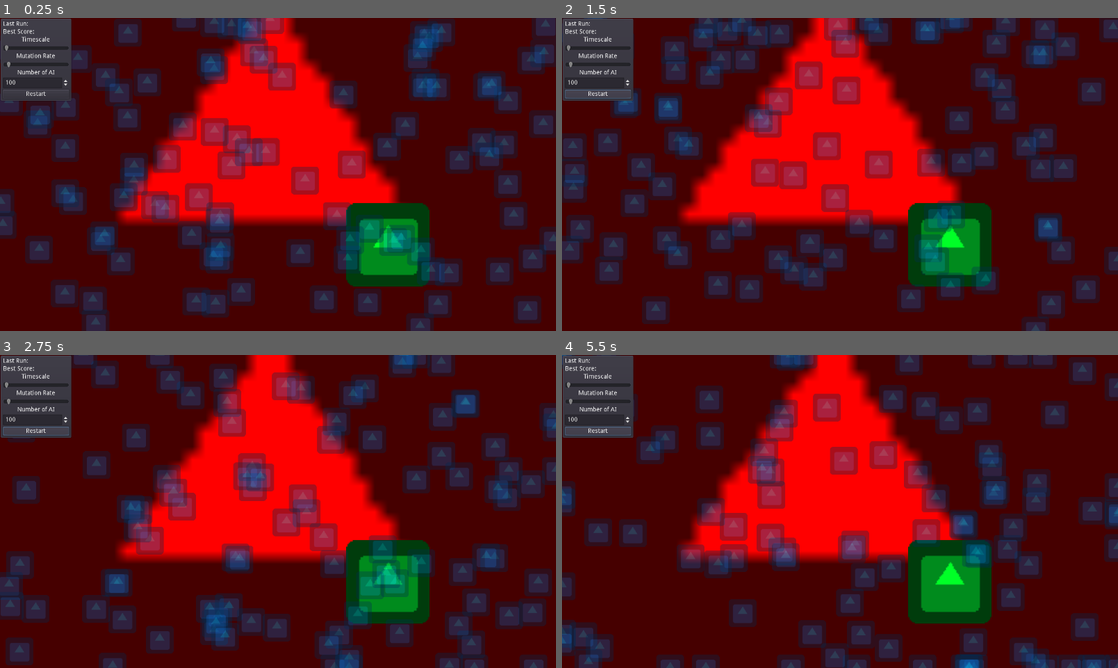
Above: before the commit, frames 1-4 (two rows, left to right).
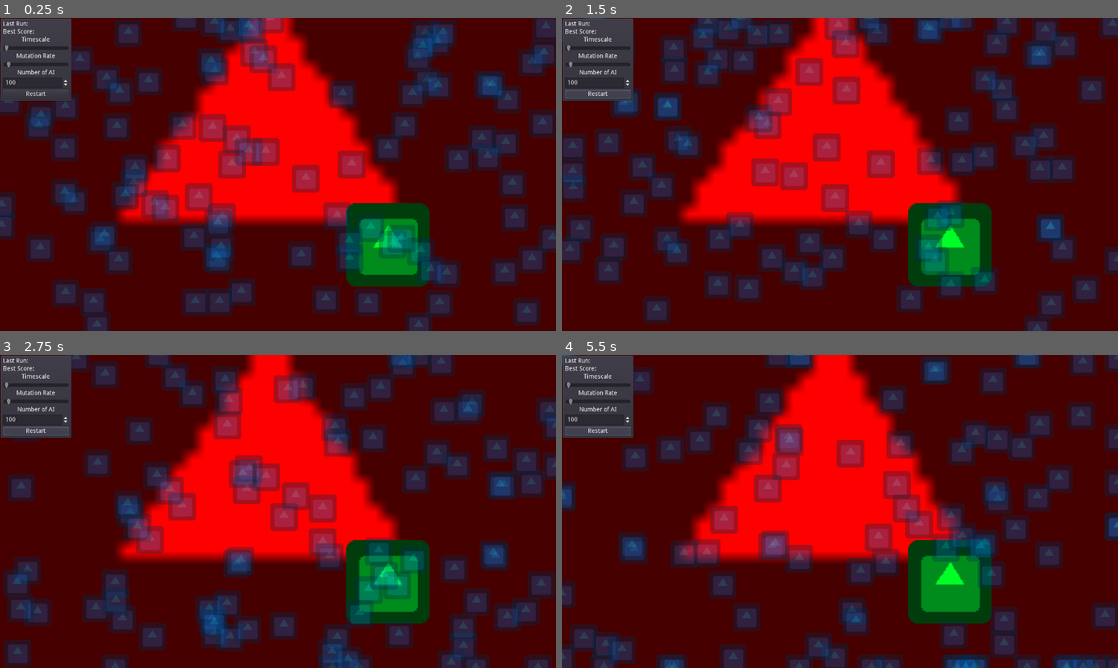
Above: after the commit, the same moments.

Repository: zomdiax5/GodotNeuralCars
Game: Godot game, scene res://Control.tscn
Same seed, same stepped clock (60 frames per second), same inputs: the game is played once before the commit and once after it. The engine's default icon, where the game draws it, is replaced by a stand-in: a white triangle on a blue panel in a dark square.
Inputs:
- Up to frame 1 (0.25 s): no input
- Up to frame 2 (1.5 s): click "Restart" at 0.5 s; click "Restart" at 1.25 s
- Up to frame 3 (2.75 s): click "Restart" at 2 s
- Up to frame 4 (5.5 s): no input

The runs differ from the first frame. In frame 1, 6.7% of the frame differs, in the area x 0-100%, y 0-100%; in frame 2, 4.1%; in frame 3, 18%; in frame 4, 35%.

Commit message:
Implemented a faster sigmoid function + value inicialization optimization

Diff:
--- a/AI.gd
+++ b/AI.gd
@@ -3,6 +3,9 @@
 onready var net :NN = $NN
 
 var id
+
+var horizontal :float = 0
+var vertical :float = 0
 
 func _ready() -> void:
 	randomize()
@@ -15,6 +18,9 @@
 onready var target = get_tree().get_nodes_in_group("target")[0]
 
 func _physics_process(delta: float) -> void:
+	move(delta)
+
+func move(delta :float):
 	if global_position.x < 0:
 		global_position.x = 0
 	if global_position.x > 1280:
@@ -30,7 +36,7 @@
 	map_to_value(target.global_position.y,720)
 	]
 	var result = net.calculate(data)
-	var horizontal :float = result[0]
-	var vertical :float = result[1]
+	horizontal = result[0]
+	vertical  = result[1]
 
 	move_and_slide(Vector2(horizontal,-vertical).normalized()*delta*4000,Vector2.UP)
--- a/NNode.gd
+++ b/NNode.gd
@@ -9,23 +9,17 @@
 
 var bias :float = rand_range(-0.03,0.03)
 
-const e = 2.71828182845
+var sum :float = 0
 
 func activation_function(sum :float):
-	return ((1/(1+pow(e,sum))) *2) -1
+	return (sum*3) / (1 + abs(sum*3))
 	#return tanh(sum)
 
 func calculate(inputs = []): # TODO add bias
-	var input = inputs.duplicate()
-	var sum :float = 0
-	for i in range(0,input.size()):
-		sum += input[i].value * weights[i]
-	#sum += bias
+	sum = 0
+	for i in range(0,inputs.size()):
+		sum += inputs[i].value * weights[i]
 	value = activation_function(sum)
-#	if type=="output":
-#		print(sum)
-#		print(weights)
-#		print("")
 	return value
 
 func mutate():
--- a/Trainer.gd
+++ b/Trainer.gd
@@ -46,7 +46,7 @@
 
 	for node in get_children():
 		#need to run again to update with brainiest brain
-		if node == best_node or rand_range(0,100) <50: # Lets keep the winner the same to prevent unlearning
+		if node == best_node or rand_range(0,100) < 65: # Lets keep the winner the same to prevent unlearning
 			pass
 		else:
 			node.net.neural_net = null
